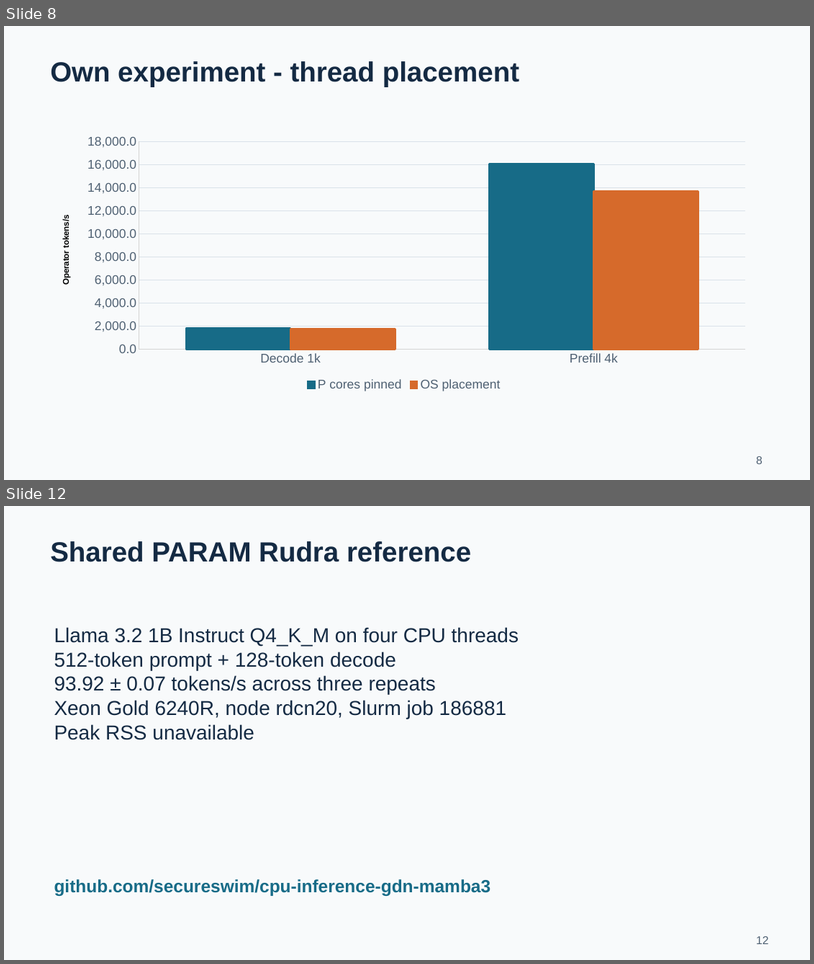
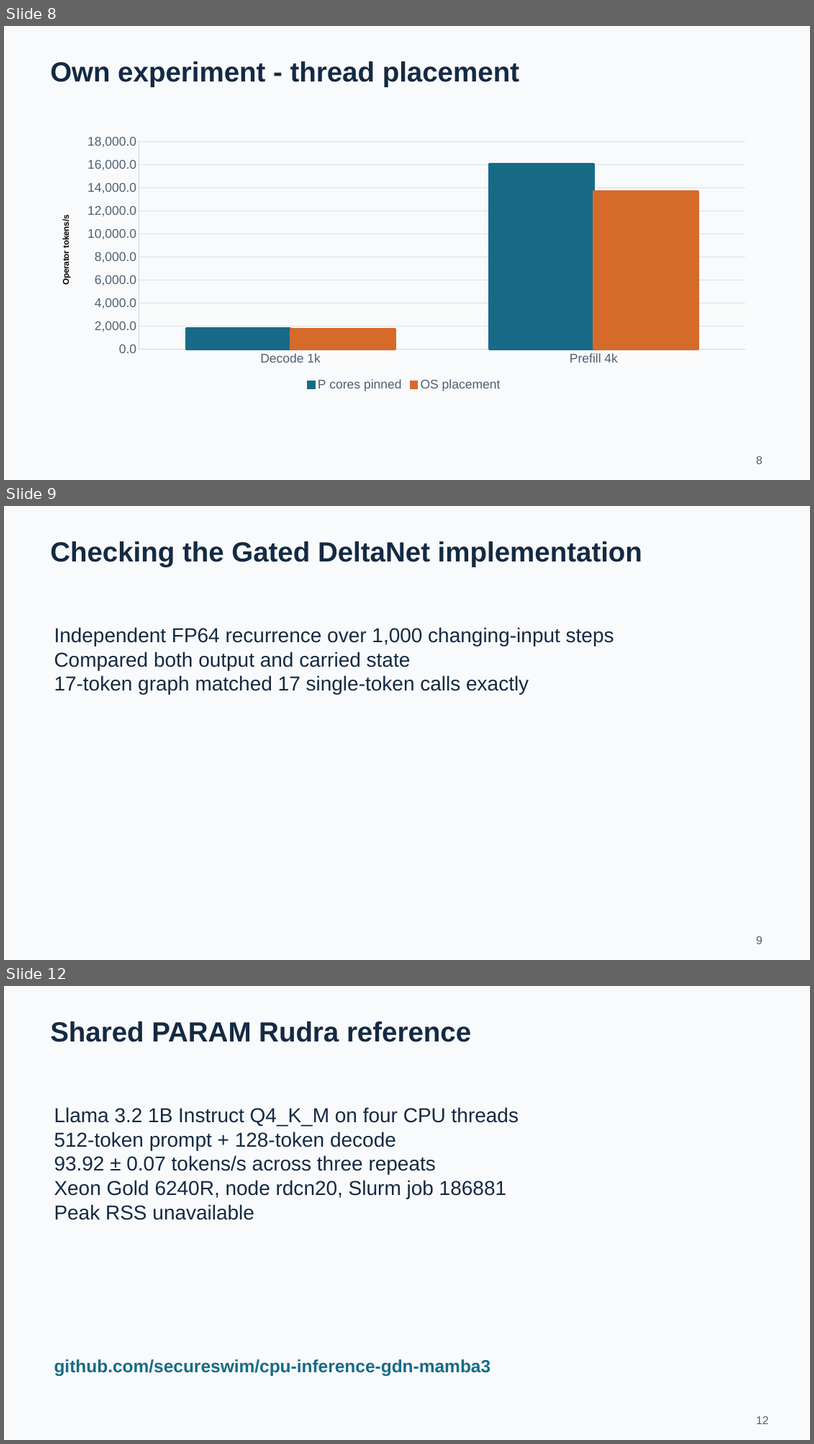
Before and after one commit to secureswim/cpu-inference-gdn, a slide deck: output/Project_1_Presentation.pptx. Shown one above the other, each under a label of ours: slides 8 and 12 before the commit, slides 8, 9 and 12 after it; the slides between them are not shown. The pictures are 814x964 and 814x1444 pixels, drawn with LibreOffice and Linux fonts; fonts in the diff are those of the drawing. Boxes give left, top, right and bottom in pixels: in the first picture for what was removed or moved away, otherwise in the second. Text is boxed around its words. In the diff, an @@ line names an element or a change of style, - is before the commit and + after.

```diff
--- a/output/Project_1_Presentation.pptx
+++ b/output/Project_1_Presentation.pptx
@@ slide 9 added at [4, 506, 810, 960], background #F8FAFB @@
@@ text added at [50, 541, 643, 567], 33 pt, text #142A43, bold @@
+Checking the Gated DeltaNet implementation
@@ text added at [54, 627, 615, 694], 24 pt, text #142A43 @@
+Independent FP64 recurrence over 1,000 changing-input steps
+Compared both output and carried state
+17-token graph matched 17 single-token calls exactly
@@ text added at [756, 936, 763, 944], 13.5 pt, text #4E6072 @@
+9
```
Also in this commit, not shown: 1 slide changed, 2 other slides added, 3 slides removed, 40 other files.
